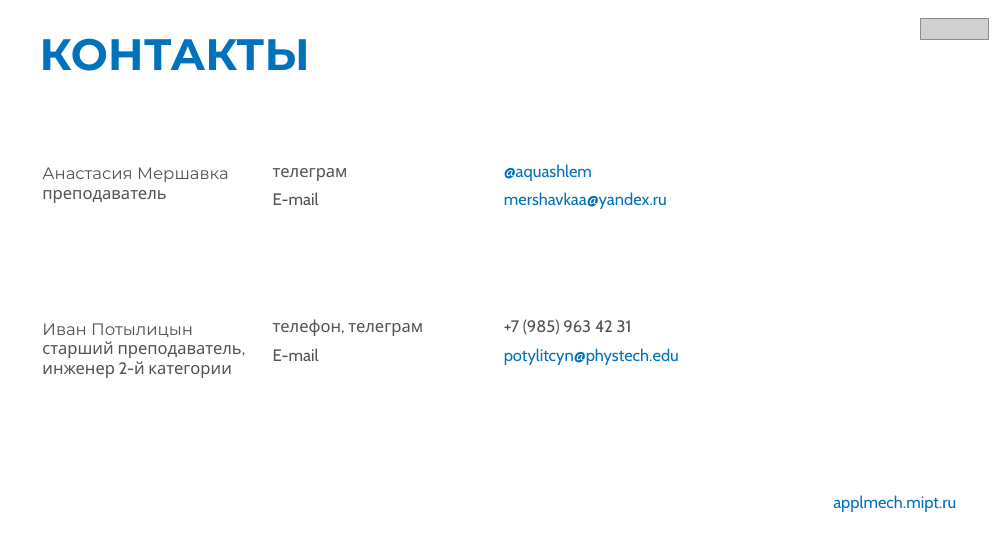
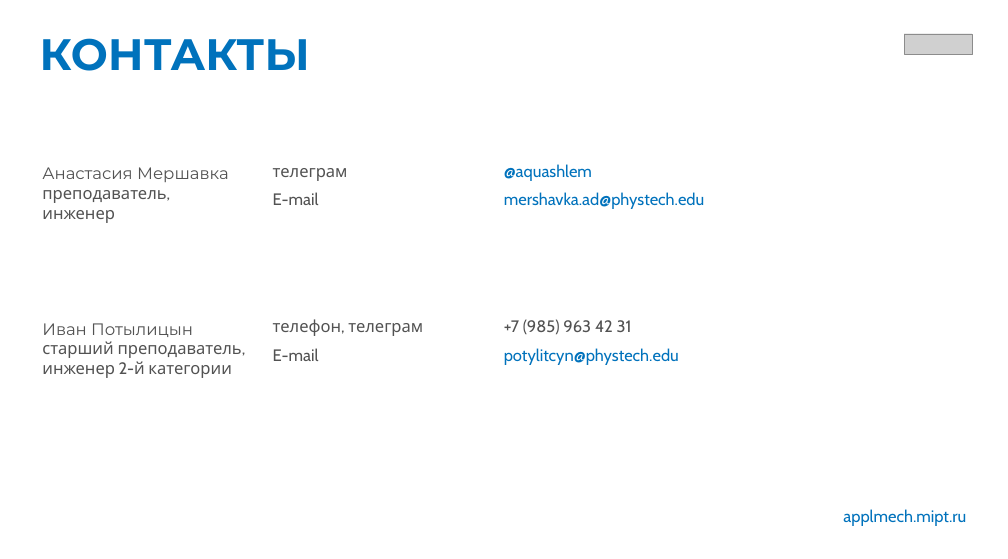
Before and after one commit to mershavka/get, a slide deck: slide 14 of cover.pptx (slide 11 before the commit). Drawn at 1008x559 pixels with LibreOffice and Linux fonts; fonts in the diff are those of the drawing; grey boxes stand for pictures. Boxes give left, top, right and bottom in pixels: in the first picture for what was removed or moved away, otherwise in the second. Text is boxed around its words. In the diff, an @@ line names an element or a change of style, - is before the commit and + after.

```diff
--- a/cover.pptx
+++ b/cover.pptx
@@ picture: place and size @@
-picture at (920, 18, 988, 39)
+picture at (904, 34, 972, 54)
@@ text at (42, 190, 166, 223): text changed @@
-преподаватель
+преподаватель,
+инженер
@@ text at (504, 192, 705, 209): text changed @@
-mershavkaa@yandex.ru
+mershavka.ad@phystech.edu
@@ text "applmech.mipt.ru": place and size @@
-text "applmech.mipt.ru" at (833, 495, 956, 512)
+text "applmech.mipt.ru" at (843, 509, 966, 526)
```
Also in this commit, not shown: 1 other slide changed, 13 slides added.
